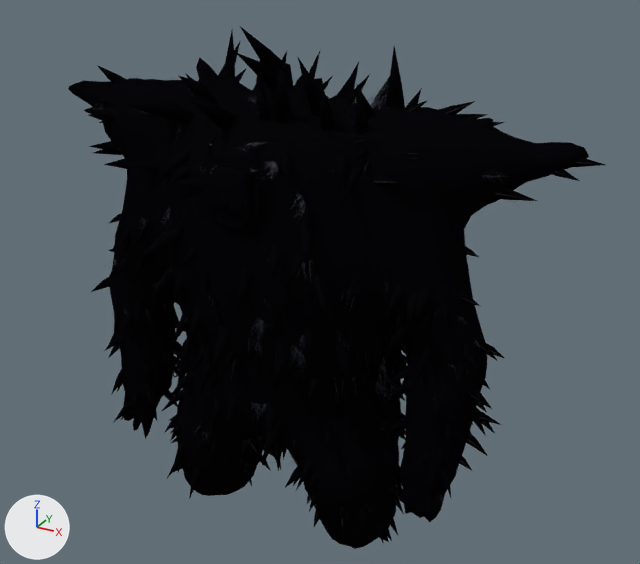
One commit to the Blender file kakuzu_jiongu/GMOD/Jiongu_Raiton_GMOD.blend: the scene before it, then after it.
Rendered twice from a 50 mm lens placed at (3.01, -4.92, 4.33), pointed at (0.13, 0.31, 1.72). The axes (+X, +Y, +Z) are drawn at lower left. The lights are the same throughout. The older version comes first.

Objects in the first picture: 'Jiongu_Raiton'.
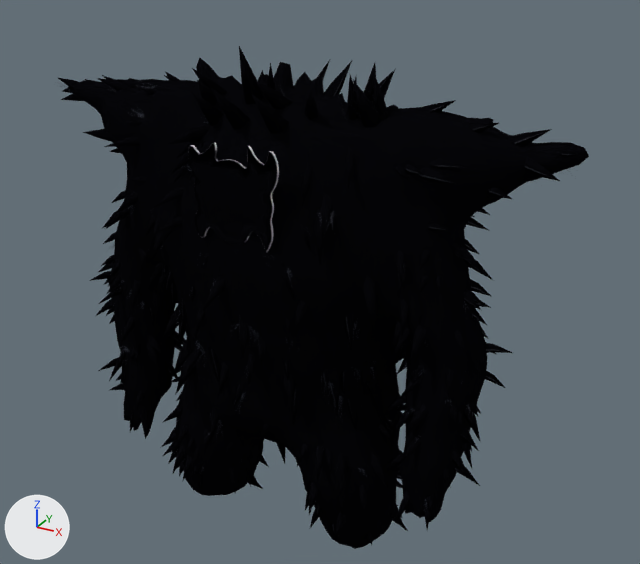
Location of each change, (x1, y1, x2, y2) in pixels of the pictures (640 x 564 px):
'Jiongu_Raiton', reshaped
    before: (68, 26, 605, 549)
    after: (58, 46, 589, 549)
part 1 of me_jiongu_raiton, deleted
    before: (84, 26, 605, 546)
part 2 of me_jiongu_raiton, built on
    before: (69, 74, 486, 539)
    after: (58, 46, 579, 545)

The change, as a list of edits to the scene's bpy script:
```text
Change me_jiongu_raiton:
    used by ob_jiongu_raiton; location = (0.0, 0.0, 0.0)
    remove me_jiongu_raiton.from_pydata(...)  # 23570 vertices, 28012 faces; spans x -1.96..2.14, y -0.79..1.14, z -0.21..3.55
    add me_jiongu_raiton.from_pydata(...)  # 20142 vertices, 24958 faces; spans x -2.26..2.07, y -0.77..1.0, z -0.21..3.47
    me_jiongu_raiton part 1: 1144 loose pieces with 14104 vertices, spanning x -1.84..2.14, y -0.79..1.14, z 0.0..3.55, are deleted
    me_jiongu_raiton part 2: 39 vertices moved within x -1.87..1.46, y -0.61..0.51, z 0.01..3.07; 4858 vertices removed from x -1.55..1.59, y -0.79..0.85, z 0.0..3.28; 15534 vertices added at x -2.26..2.04, y -0.77..1.0, z 0.0..3.47
    other edits to the shape of me_jiongu_raiton do not show in these pictures
```
